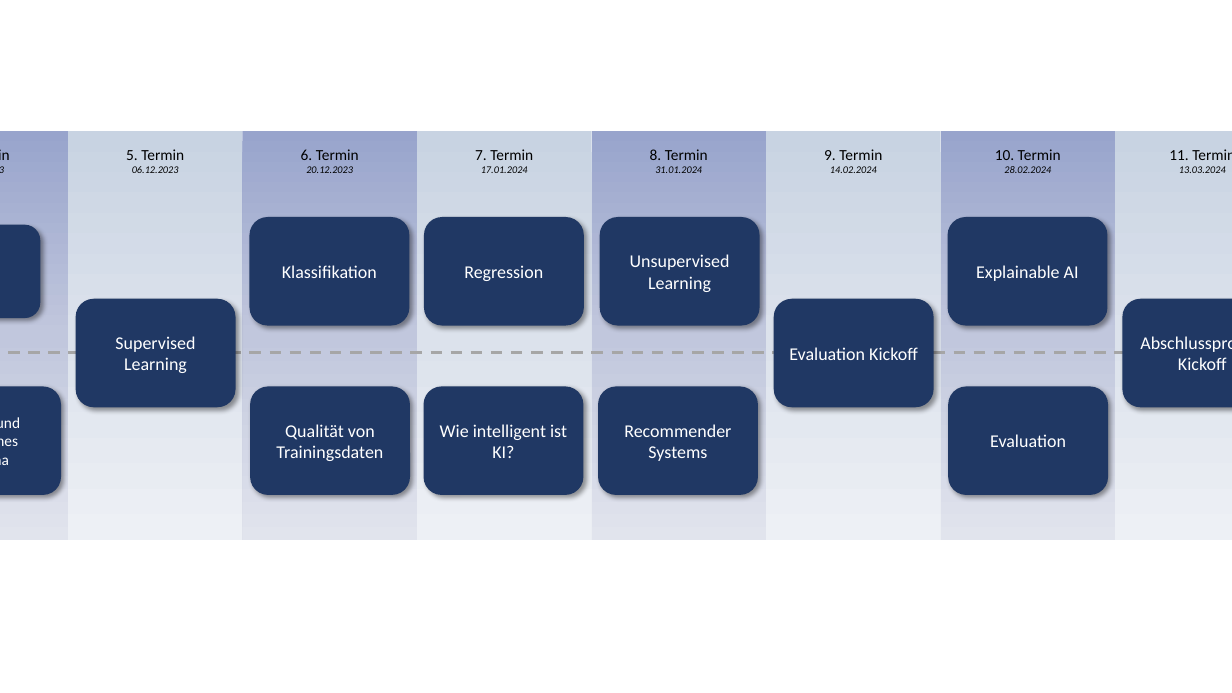
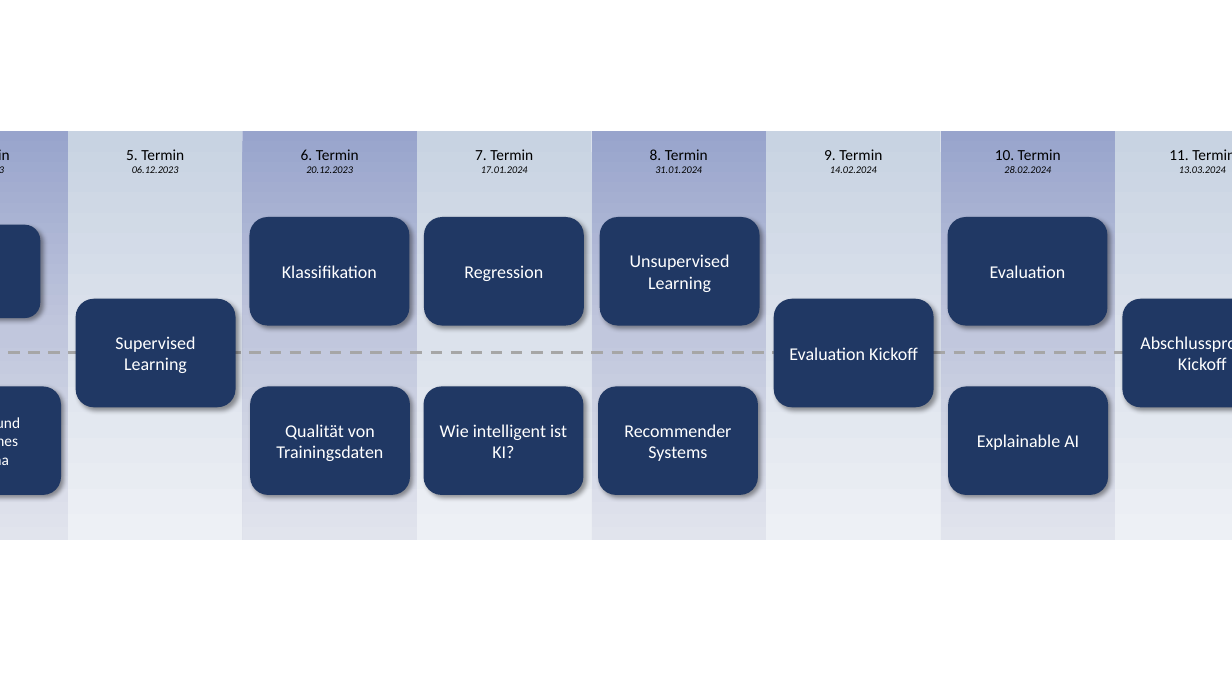
Before and after one commit to PascalGraf95/proj-seminarkurs, a slide deck: slide 1 of Organisation/AblaufLernziele.pptx. Drawn at 1232x693 pixels with LibreOffice and Linux fonts; fonts in the diff are those of the drawing. Boxes give left, top, right and bottom in pixels: in the first picture for what was removed or moved away, otherwise in the second. Text is boxed around its words. In the diff, an @@ line names an element or a change of style, - is before the commit and + after.

Commit message:
folien01

```diff
--- a/Organisation/AblaufLernziele.pptx
+++ b/Organisation/AblaufLernziele.pptx
@@ text in rounded rectangle at box(990, 265, 1066, 278): text changed @@
-Explainable AI
+Evaluation
@@ text in rounded rectangle at box(977, 434, 1079, 450): text changed @@
-Evaluation
+Explainable AI
```
